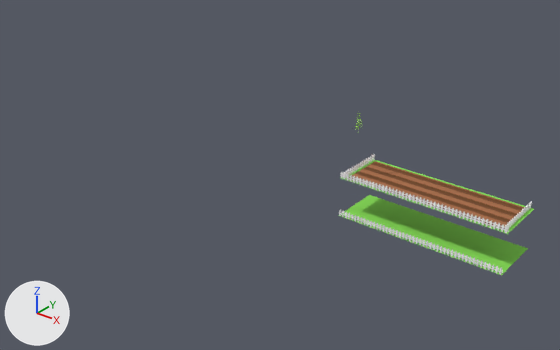
Before and after pictures for a commit that changed the glTF model client/res/fieldgrass.glb.
Before and after are seen from a 50 mm camera at (81.2, -157.2, 103.7) aimed at (-34.1, -13.1, 14.3). Lighting does not change. The marker at lower left points along +X, +Y and +Z.

The older version as bpy lines, for what is in view:
```python
me_plane_001 = bpy.data.meshes.new('Plane.001')
me_plane_001.from_pydata(...)  # 1296 vertices, 2018 faces; spans x -24.0..24.0, y -0.2..16.0, z 0.0..2.0
# faces by material slot: [2, 480, 1536]
me_plane_001.materials.append(mat_material_003)  # picture img_untitled
me_plane_001.materials.append(mat_material_004)  # white #ffffff
me_plane_001.materials.append(mat_material_005)  # white #ffffff
me_plane_003 = bpy.data.meshes.new('Plane.003')
me_plane_003.from_pydata(...)  # 1476 vertices, 2574 faces; spans x -24.0..24.0, y 0.0..16.0, z 0.0..2.0
# faces by material slot: [2, 2560, 12]
me_plane_003.materials.append(mat_material_003)  # picture img_untitled
me_plane_003.materials.append(mat_material_005)  # white #ffffff
me_plane_003.materials.append(mat_material_001)
ob_grass0 = bpy.data.objects.new('grass0', me_plane_001)
ob_grass0.location = (0.0, 0.0, 0.0)
ob_grass1 = bpy.data.objects.new('grass1', me_plane_003)
ob_grass1.location = (0.0, 0.0, 11.5)
```
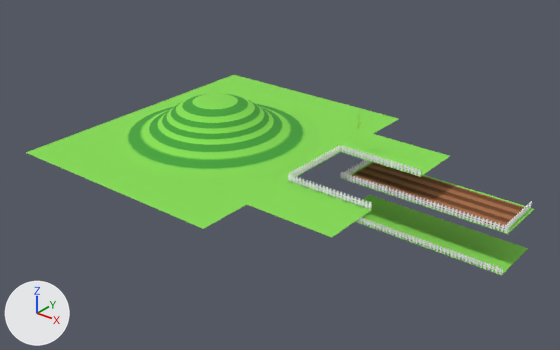
Changed parts and their boxes [x1, y1, x2, y2] in the pictures (560 x 350 px):
```json
{"object": "grass-1", "change": "added", "after": [26, 75, 450, 237], "on screen": "green", "faces in mat_material_003 (picture img_untitled)": [26, 75, 450, 237], "faces in mat_material_029 (picture img_untitled_002)": [111, 93, 320, 181], "faces in mat_material_031 (white #ffffff)": [288, 145, 422, 210]}
```

Edits to the scene script, one JSON object a line:
```json
{"op": "add", "block": "img_untitled_002", "code": ["img_untitled_002 = load_image('Untitled.002', '_unpacked/Untitled.002', 128, 128, 'sRGB')"]}
{"op": "add", "block": "mat_material_029", "code": ["mat_material_029 = principled_material('Material.029')", "mat_material_029.texture = img_untitled_002", "mat_material_029.roughness = 1.0"]}
{"op": "add", "block": "mat_material_031", "code": ["mat_material_031 = principled_material('Material.031')", "mat_material_031.base_color = (1.0, 1.0, 1.0)  # white #ffffff", "mat_material_031.roughness = 1.0"]}
{"op": "add", "block": "me_plane_008", "code": ["me_plane_008 = bpy.data.meshes.new('Plane.008')", "me_plane_008.from_pydata(...)  # 2121 vertices, 3446 faces; spans x -65.0..24.0, y -52.4..30.5, z 0.0..10.8", "# faces by material slot: [582, 2320, 544]", "me_plane_008.materials.append(mat_material_003)  # picture img_untitled", "me_plane_008.materials.append(mat_material_031)  # white #ffffff", "me_plane_008.materials.append(mat_material_029)  # picture img_untitled_002"]}
{"op": "add", "block": "ob_grass_1", "code": ["ob_grass_1 = bpy.data.objects.new('grass-1', me_plane_008)", "ob_grass_1.location = (-24.0, 0.0, 19.2)"]}
```
